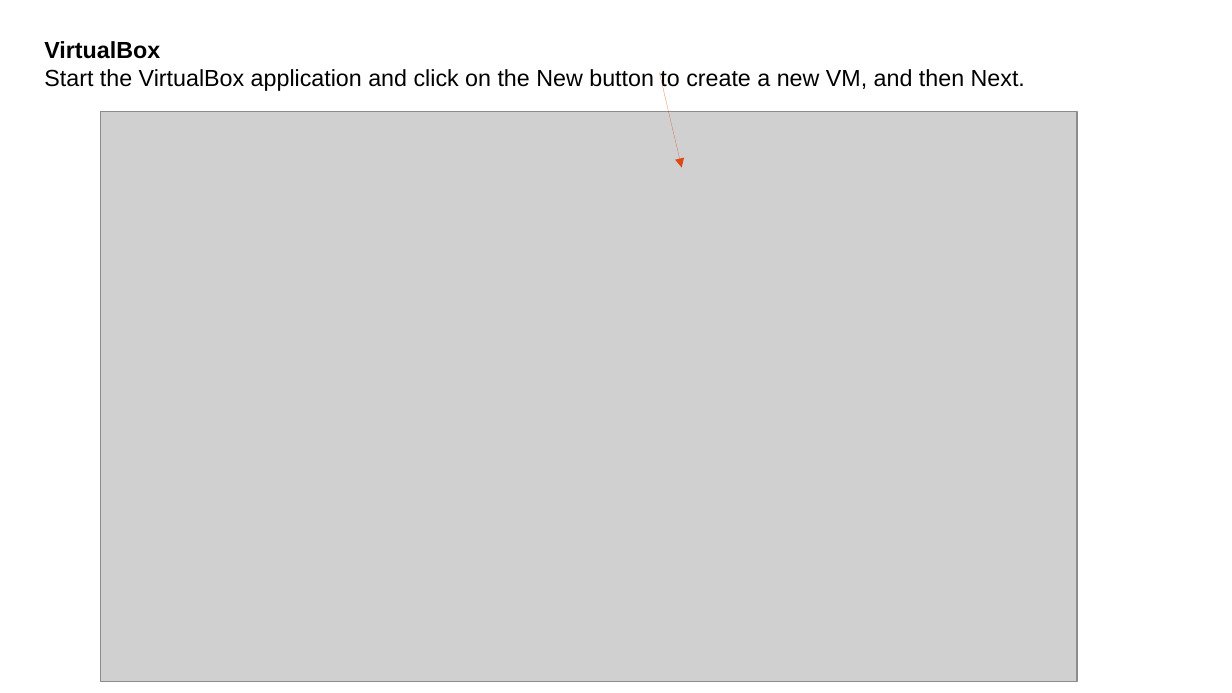
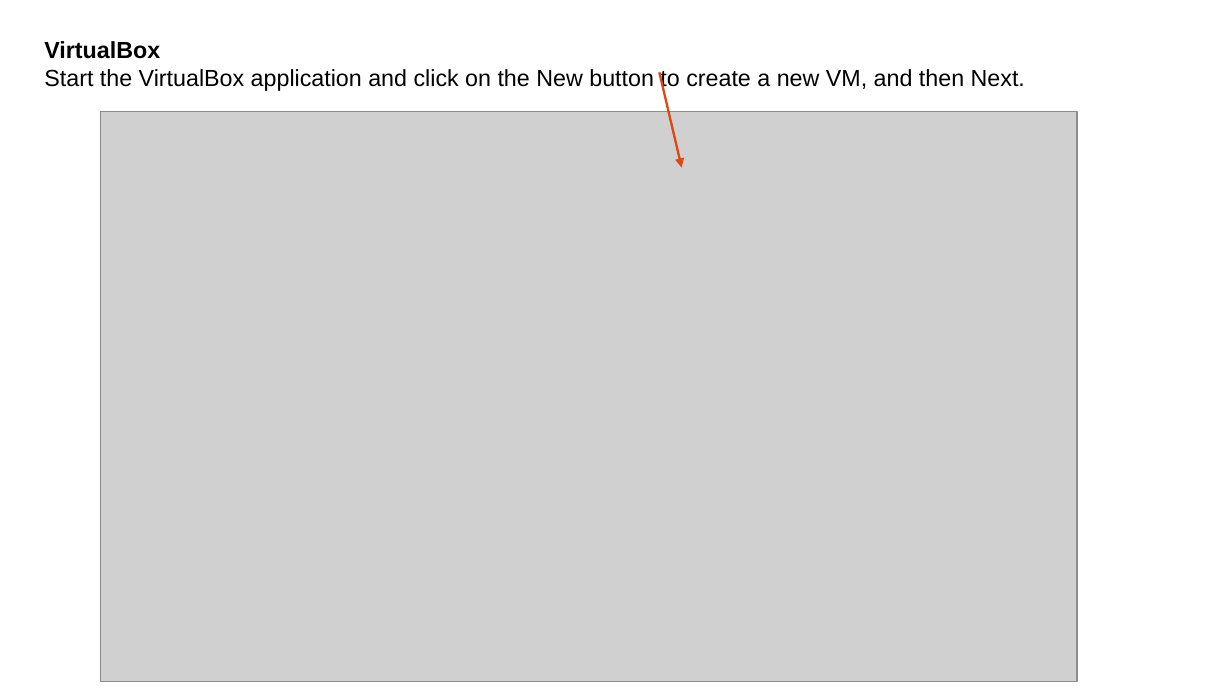
Before and after one commit to selvaje/SE_docs, a slide deck: slide 2 of source/VIRTUALMACHINE/Installation_vm_osgeo-live15.odp. Drawn at 1232x693 pixels with LibreOffice and Linux fonts; fonts in the diff are those of the drawing; grey boxes stand for pictures. Boxes give left, top, right and bottom in pixels: in the first picture for what was removed or moved away, otherwise in the second. Text is boxed around its words. In the diff, an @@ line names an element or a change of style, - is before the commit and + after.

```diff
--- a/source/VIRTUALMACHINE/Installation_vm_osgeo-live15.odp
+++ b/source/VIRTUALMACHINE/Installation_vm_osgeo-live15.odp
@@ arrow (660, 73) - (682, 168): stroke #DD4814 0 pt to #DD4814 1.5 pt @@
```
Also in this commit, not shown: 6 other slides changed, 33 other files.
